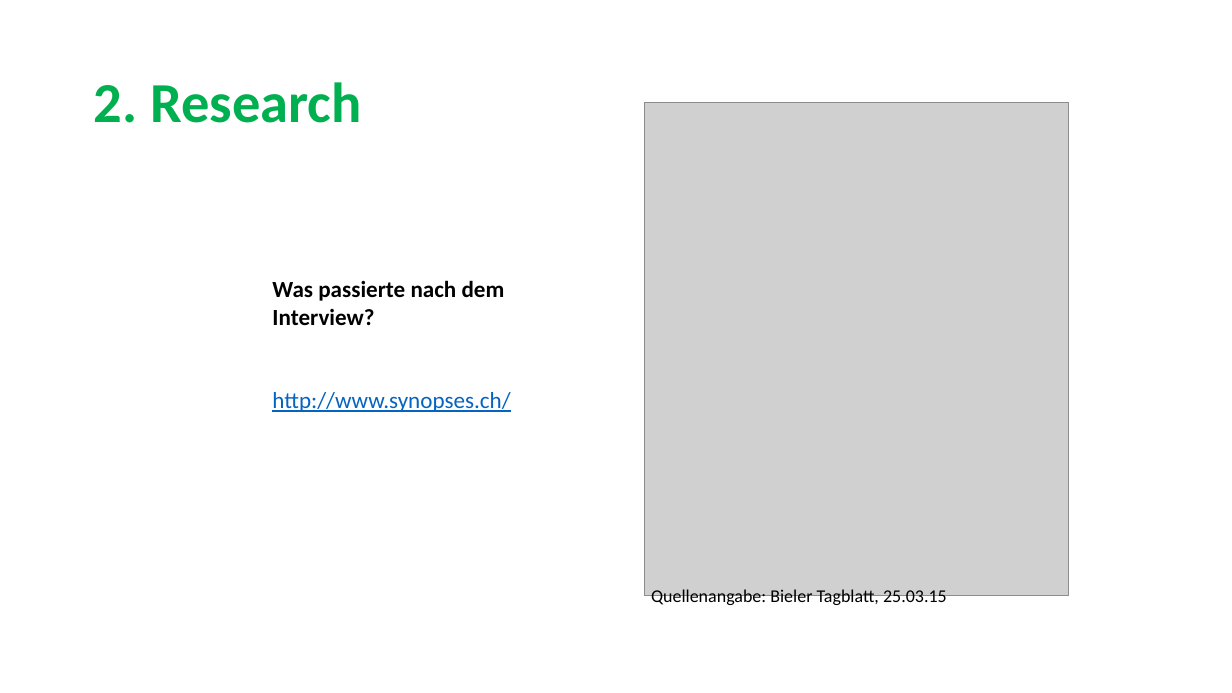
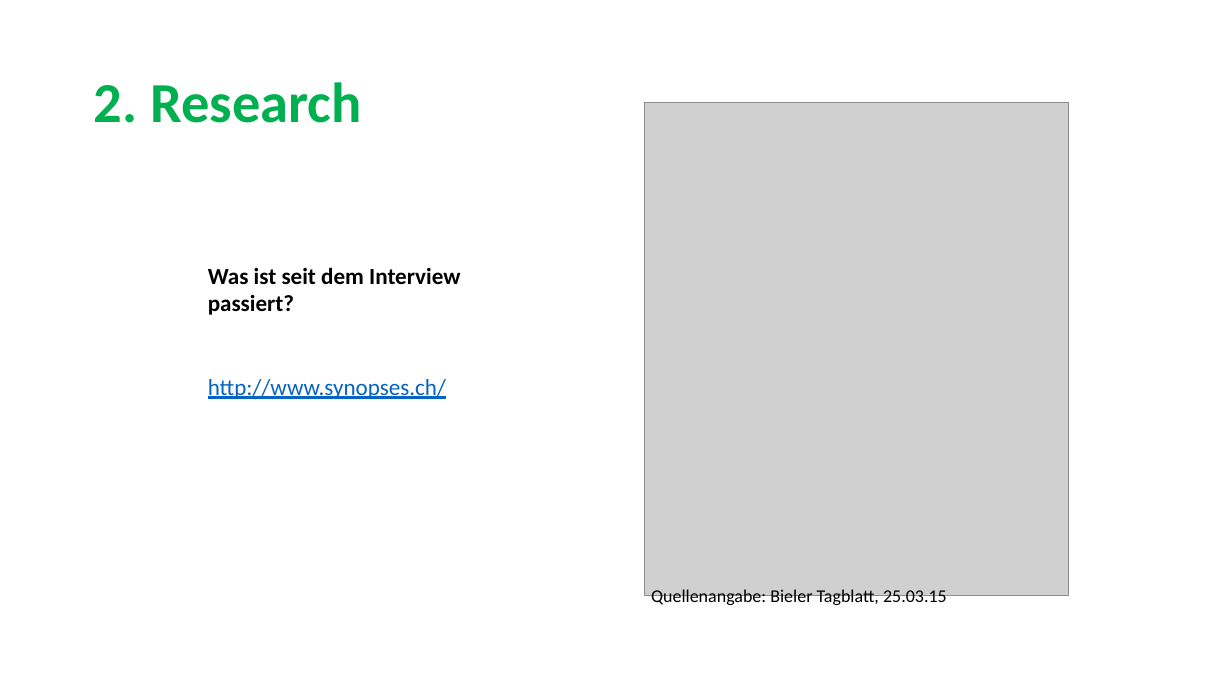
Before and after one commit to sarahmele/ch.bfh.btx8081.w2015.green, a slide deck: slide 8 of doc/task03/Task3.pptx. Drawn at 1232x693 pixels with LibreOffice and Linux fonts; fonts in the diff are those of the drawing; grey boxes stand for pictures. Boxes give left, top, right and bottom in pixels: in the first picture for what was removed or moved away, otherwise in the second. Text is boxed around its words. In the diff, an @@ line names an element or a change of style, - is before the commit and + after.

```diff
--- a/doc/task03/Task3.pptx
+++ b/doc/task03/Task3.pptx
@@ text "Was ist seit dem Interview ...": place and size @@
-text "Was ist seit dem Interview ..." at (272, 280, 510, 412)
+text "Was ist seit dem Interview ..." at (208, 267, 460, 399)
@@ text at (208, 267, 460, 315): text changed @@
-Was passierte nach dem Interview?
+Was ist seit dem Interview passiert?
```
Also in this commit, not shown: 8 other slides changed.
